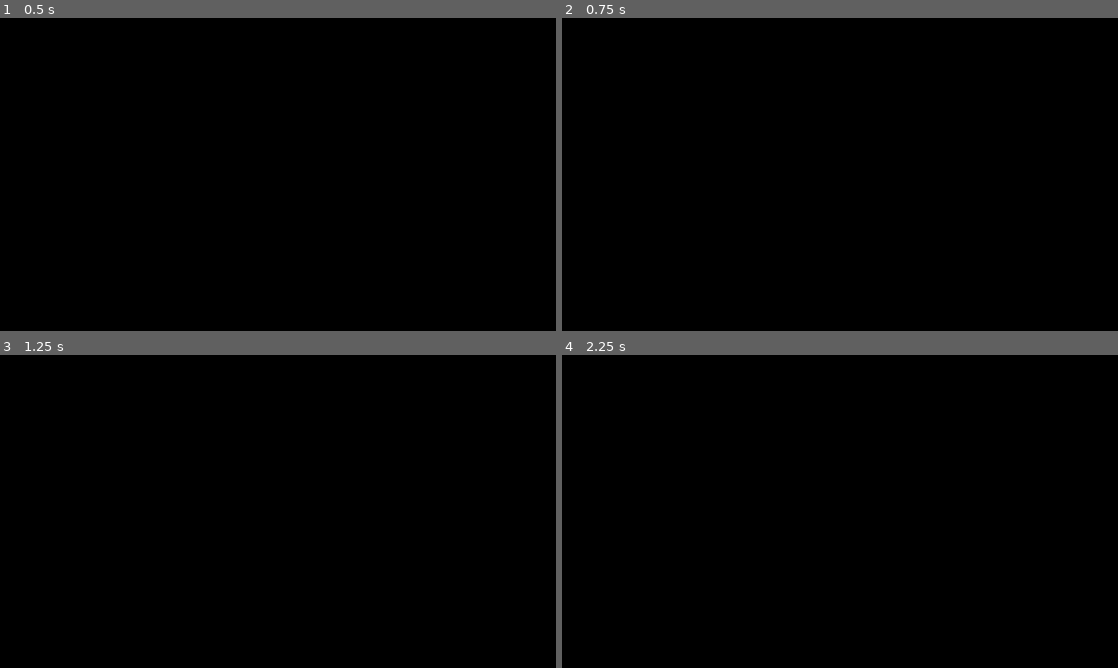
Above: before the commit, frames 1-4 (two rows, left to right).
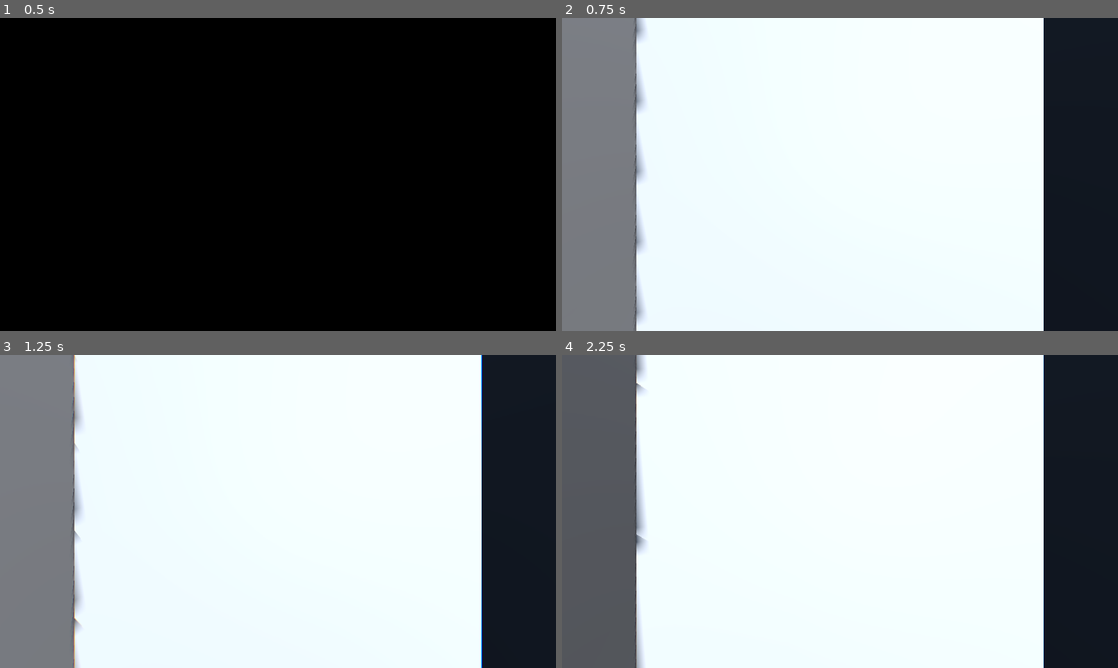
Above: after the commit, the same moments.

Repository: numero15/chiendent
Game: Godot game, scene res://root.tscn
Same seed, same stepped clock (60 frames per second), same inputs: the game is played once before the commit and once after it.
Inputs (mouse positions are in pixels of both pictures, inside the frame that each line leads up to):
- Up to frame 1 (0.5 s): no input
- Up to frame 2 (0.75 s): tap Enter at 0.5 s; move the mouse to (867, 174) at 0.52 s; hold Up (ui_up) from 0.53 s (still down)
- Up to frame 3 (1.25 s): keep holding Up (ui_up); tap Space (ui_select) at 0.77 s
- Up to frame 4 (2.25 s): keep holding Up (ui_up); move the mouse to (812, 511) at 1.27 s; tap Space (ui_select) at 1.52, 2 s; move the mouse to (851, 505) at 2.02 s

Frame 1 is identical in both runs. In frame 2, 100% of the frame differs, in the area x 0-100%, y 0-100%; in frame 3, 100%; in frame 4, 100%.

Commit message:
add model character

Diff:
--- /dev/null
+++ b/assets/character_rigged.tscn
@@ -0,0 +1,35 @@
+[gd_scene load_steps=5 format=3 uid="uid://45xcg5j0kpn0"]
+
+[ext_resource type="PackedScene" uid="uid://dsaxbpwuee5s1" path="res://assets/character_rigged.glb" id="1_wbv36"]
+[ext_resource type="Texture2D" uid="uid://d07dwmwyq1sdw" path="res://assets/texture_character_nb.png" id="2_hevy1"]
+[ext_resource type="Texture2D" uid="uid://7eqbqn6t1ih1" path="res://assets/texture_character_emissive.png" id="3_868yf"]
+
+[sub_resource type="StandardMaterial3D" id="StandardMaterial3D_d4r6d"]
+diffuse_mode = 3
+albedo_texture = ExtResource("2_hevy1")
+metallic_specular = 0.0
+roughness = 0.0
+emission_enabled = true
+emission_texture = ExtResource("3_868yf")
+
+[node name="character_rigged" instance=ExtResource("1_wbv36")]
+
+[node name="Skeleton3D" parent="rig_game" index="0"]
+bones/1/rotation = Quaternion(0.159394, 1.93431e-14, 3.80024e-08, 0.987215)
+bones/2/rotation = Quaternion(-0.409087, -1.71852e-14, -9.75339e-08, 0.912495)
+bones/3/rotation = Quaternion(0.136864, 1.13855e-14, 3.2631e-08, 0.99059)
+bones/4/rotation = Quaternion(0.30103, 1.1368e-07, 1.07657e-07, 0.953615)
+bones/5/rotation = Quaternion(-0.245386, -1.15565e-07, -8.77568e-08, 0.969425)
+bones/8/rotation = Quaternion(0.146218, 0.589715, 0.0219851, 0.79396)
+bones/14/rotation = Quaternion(0.146218, -0.589715, -0.0219851, 0.79396)
+bones/18/rotation = Quaternion(-0.121545, 0.00587052, 0.0478837, 0.991413)
+bones/29/rotation = Quaternion(0.929846, -0.00829959, 0.327469, 0.167578)
+bones/31/rotation = Quaternion(0.102629, 3.30034e-08, 2.76199e-08, 0.99472)
+bones/33/rotation = Quaternion(-0.507864, -0.276574, -0.175533, 0.796724)
+bones/34/rotation = Quaternion(-9.9271e-08, 0.968861, -0.247606, -1.88644e-07)
+
+[node name="Leg_001" parent="rig_game/Skeleton3D" index="0"]
+surface_material_override/0 = SubResource("StandardMaterial3D_d4r6d")
+
+[node name="AnimationPlayer" parent="." index="1"]
+autoplay = "T-pose"
--- a/assets/shaders/glass_visual.tres
+++ b/assets/shaders/glass_visual.tres
@@ -103,7 +103,6 @@
 
 }
 "
-graph_offset = Vector2(164.37, -87.5148)
 nodes/fragment/0/position = Vector2(1060, -60)
 nodes/fragment/2/node = SubResource("VisualShaderNodeInput_pxp25")
 nodes/fragment/2/position = Vector2(-720, 60)
--- a/entites/player/player.tscn
+++ b/entites/player/player.tscn
@@ -1,28 +1,23 @@
-[gd_scene load_steps=19 format=3 uid="uid://bpogwtwx10igk"]
+[gd_scene load_steps=18 format=3 uid="uid://bpogwtwx10igk"]
 
 [ext_resource type="Script" path="res://entites/player/player.gd" id="1_gujcv"]
 [ext_resource type="Script" path="res://scripts/StateMachine.gd" id="2_lbal6"]
 [ext_resource type="Script" path="res://entites/player/playerStateMove.gd" id="3_mrvrb"]
 [ext_resource type="Script" path="res://entites/player/playerStateGrind.gd" id="5_5lvde"]
+[ext_resource type="PackedScene" uid="uid://45xcg5j0kpn0" path="res://assets/character_rigged.tscn" id="6_2fdn8"]
 [ext_resource type="Script" path="res://entites/player/playerStateAir.gd" id="6_ji8i7"]
 [ext_resource type="Shader" path="res://assets/shaders/outlines.gdshader" id="7_45gid"]
 [ext_resource type="Script" path="res://trail.gd" id="8_lv3q6"]
 
 [sub_resource type="SphereShape3D" id="SphereShape3D_hjvdc"]
 
-[sub_resource type="StandardMaterial3D" id="StandardMaterial3D_ot7aw"]
-albedo_color = Color(0.509804, 1, 0.329412, 1)
-emission = Color(0.509804, 1, 0.329412, 1)
-
-[sub_resource type="SphereMesh" id="SphereMesh_5xptc"]
-
 [sub_resource type="BoxMesh" id="BoxMesh_q6kaf"]
 flip_faces = true
 size = Vector3(2, 2, 2)
 
 [sub_resource type="Gradient" id="Gradient_iqveq"]
-offsets = PackedFloat32Array(0, 0.204918)
-colors = PackedColorArray(0.392, 0, 0.56, 1, 0.89, 0.83393, 0.5162, 1)
+offsets = PackedFloat32Array(0, 0.0765306, 0.137755, 0.234694, 0.316327)
+colors = PackedColorArray(0, 0, 0, 1, 0.392, 0, 0.56, 1, 0.89, 0.5162, 0.66572, 1, 0.89, 0.83393, 0.5162, 1, 0.5162, 0.87754, 0.89, 1)
 
 [sub_resource type="GradientTexture1D" id="GradientTexture1D_gh8od"]
 gradient = SubResource("Gradient_iqveq")
@@ -30,7 +25,7 @@
 [sub_resource type="ShaderMaterial" id="ShaderMaterial_clc18"]
 render_priority = 0
 shader = ExtResource("7_45gid")
-shader_parameter/outlineColor = Color(0, 0, 0, 0.78)
+shader_parameter/outlineColor = Color(0, 0, 0, 1)
 shader_parameter/depth_threshold = 0.025
 shader_parameter/normal_threshold = 0.5
 shader_parameter/normal_smoothing = 0.25
@@ -51,7 +46,7 @@
 vertex_color_use_as_albedo = true
 albedo_color = Color(0.509804, 1, 0.329412, 1)
 emission_enabled = true
-emission = Color(0.509804, 1, 0.329412, 1)
+emission = Color(0.717647, 1, 0.690196, 1)
 
 [sub_resource type="Curve" id="Curve_5mk6v"]
 _data = [Vector2(0, 1), 0.0, -0.910116, 0, 0, Vector2(1, 0), -0.949051, 0.0, 0, 0]
@@ -89,10 +84,10 @@
 [node name="CollisionShape3D" type="CollisionShape3D" parent="."]
 shape = SubResource("SphereShape3D_hjvdc")
 
-[node name="head" type="MeshInstance3D" parent="."]
-material_override = SubResource("StandardMaterial3D_ot7aw")
-mesh = SubResource("SphereMesh_5xptc")
-skeleton = NodePath("Trail3D")
+[node name="head" type="Node3D" parent="."]
+
+[node name="character_rigged" parent="head" instance=ExtResource("6_2fdn8")]
+transform = Transform3D(-1, 0, 8.74228e-08, 0, 1, 0, -8.74228e-08, 0, -1, 0, 0, 0)
 
 [node name="rayFolderWall" type="Node3D" parent="head"]
 
@@ -122,7 +117,7 @@
 
 [node name="SpringArm3D" type="SpringArm3D" parent="head"]
 transform = Transform3D(1, 0, 0, 0, 0.835357, 0.549708, 0, -0.549708, 0.835357, 0, 0, 0)
-spring_length = 10.0
+spring_length = 5.0
 
 [node name="Camera" type="Camera3D" parent="head/SpringArm3D"]
 current = true
@@ -184,12 +179,16 @@
 transform = Transform3D(0.353553, 0.612372, 0.707107, -0.866025, 0.5, 0, -0.353553, -0.612372, 0.707107, 0, 0, 0)
 target_position = Vector3(1, 0, 0)
 
-[node name="Trail3D" type="MeshInstance3D" parent="head"]
+[node name="Node3D" type="Node3D" parent="head"]
+transform = Transform3D(1, 0, 0, 0, 1, 0, 0, 0, 1, 0, 1.50953, 0.216232)
+
+[node name="Trail3D" type="MeshInstance3D" parent="head/Node3D"]
 material_override = SubResource("StandardMaterial3D_g0x8m")
 cast_shadow = 0
+skeleton = NodePath("../..")
 script = ExtResource("8_lv3q6")
-lifetime = 0.2
-base_width = 1.0
+lifetime = 0.23
+base_width = 0.1
 width_profile = SubResource("Curve_5mk6v")
 
 [node name="nose" type="MeshInstance3D" parent="head"]
--- a/root.tscn
+++ b/root.tscn
@@ -7,6 +7,7 @@
 [ext_resource type="Shader" path="res://assets/shaders/FishEye.gdshader" id="7_r42hv"]
 [ext_resource type="Texture2D" uid="uid://bip5q3kwxpupb" path="res://assets/shaders/vignette.png" id="8_wke0v"]
 [ext_resource type="Texture2D" uid="uid://8d38gt2avni4" path="res://assets/robots_texture.png" id="8_ypn7q"]
+[ext_resource type="PackedScene" uid="uid://45xcg5j0kpn0" path="res://assets/character_rigged.tscn" id="9_y5yaq"]
 [ext_resource type="Shader" uid="uid://co1e2fe04j6dk" path="res://assets/shaders/glass_visual.tres" id="9_ytnx5"]
 
 [sub_resource type="ProceduralSkyMaterial" id="ProceduralSkyMaterial_o267s"]
@@ -26,7 +27,6 @@
 adjustment_contrast = 1.5
 
 [sub_resource type="CameraAttributesPractical" id="CameraAttributesPractical_tn3y5"]
-dof_blur_far_enabled = true
 dof_blur_far_distance = 20.0
 dof_blur_far_transition = 200.0
 dof_blur_amount = 0.05
@@ -59,10 +59,10 @@
 shader_parameter/borderColor = Color(0.188235, 0.188235, 0.188235, 1)
 
 [sub_resource type="PlaneMesh" id="PlaneMesh_p3ma5"]
-size = Vector2(200, 200)
+size = Vector2(400, 400)
 
 [sub_resource type="ConvexPolygonShape3D" id="ConvexPolygonShape3D_wxii7"]
-points = PackedVector3Array(-100, 0, -100, -100, 0, 100, 100, 0, -100, 100, 0, 100)
+points = PackedVector3Array(-200, 0, -200, -200, 0, 200, 200, 0, -200, 200, 0, 200)
 
 [sub_resource type="StandardMaterial3D" id="StandardMaterial3D_tnkov"]
 albedo_color = Color(0.729412, 0, 0.607843, 1)
@@ -258,3 +258,8 @@
 transform = Transform3D(1, 0, 0, 0, 1, 0, 0, 0, 1, -7.9811, 0.774843, 0)
 mesh = ExtResource("1_bd1cx")
 surface_material_override/0 = SubResource("ShaderMaterial_tqdxd")
+
+[node name="character_rigged" parent="." instance=ExtResource("9_y5yaq")]
+transform = Transform3D(1, 0, 0, 0, 1, 0, 0, 0, 1, 3.2993, 0.204363, 5.98253)
+
+[editable path="Player"]
Binary file added: assets/character_rigged.glb
Not shown, added: assets/character_rigged.glb.import
Binary file added: assets/character_rigged_texture_character.png
Not shown, added: assets/character_rigged_texture_character.png.import
Binary file added: assets/texture_character.png
Not shown, added: assets/texture_character.png.import
Binary file added: assets/texture_character_emissive.png
Not shown, added: assets/texture_character_emissive.png.import
Binary file added: assets/texture_character_nb.png
Not shown, added: assets/texture_character_nb.png.import
Not shown: 1 places in root.tscn that only renumber resources
